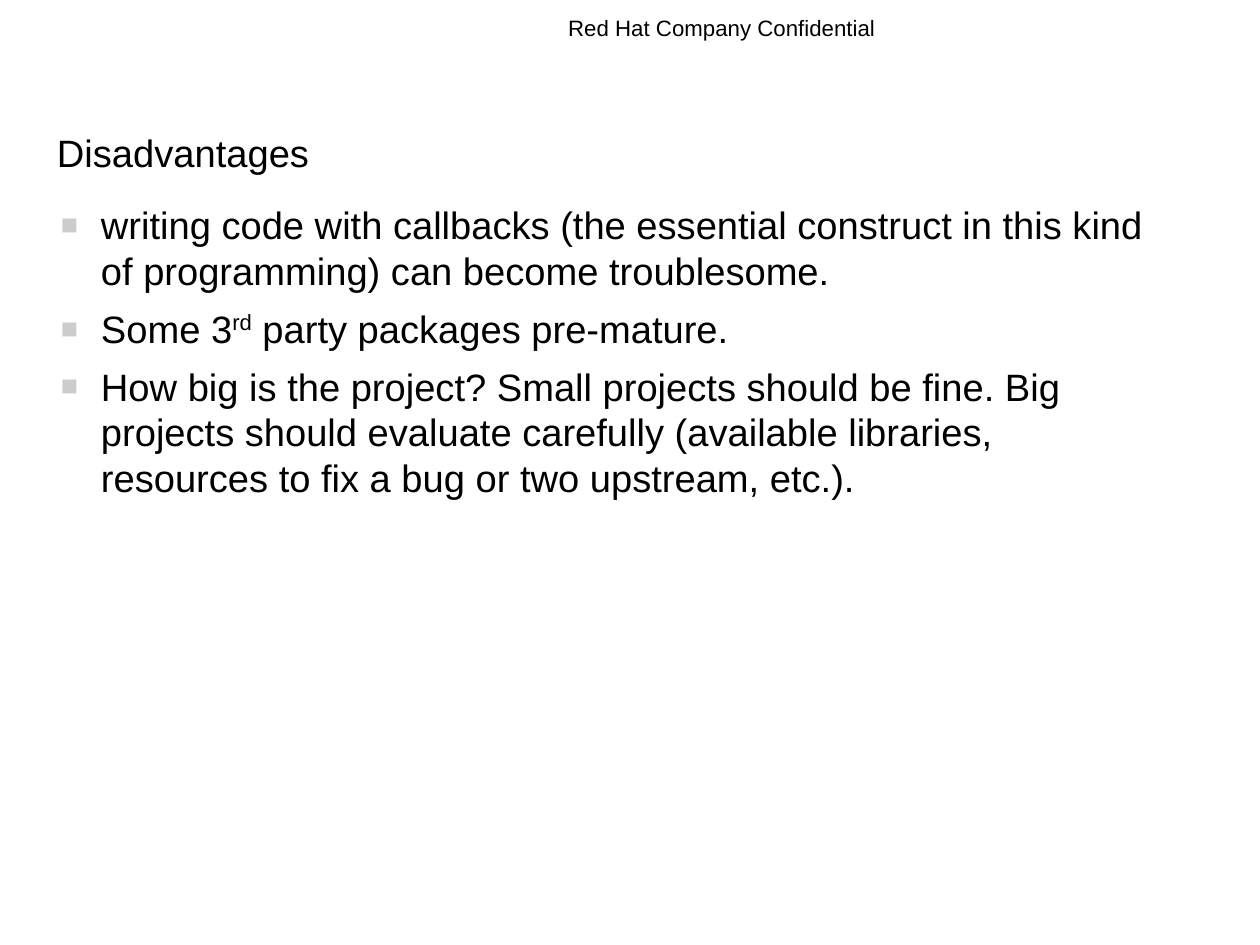
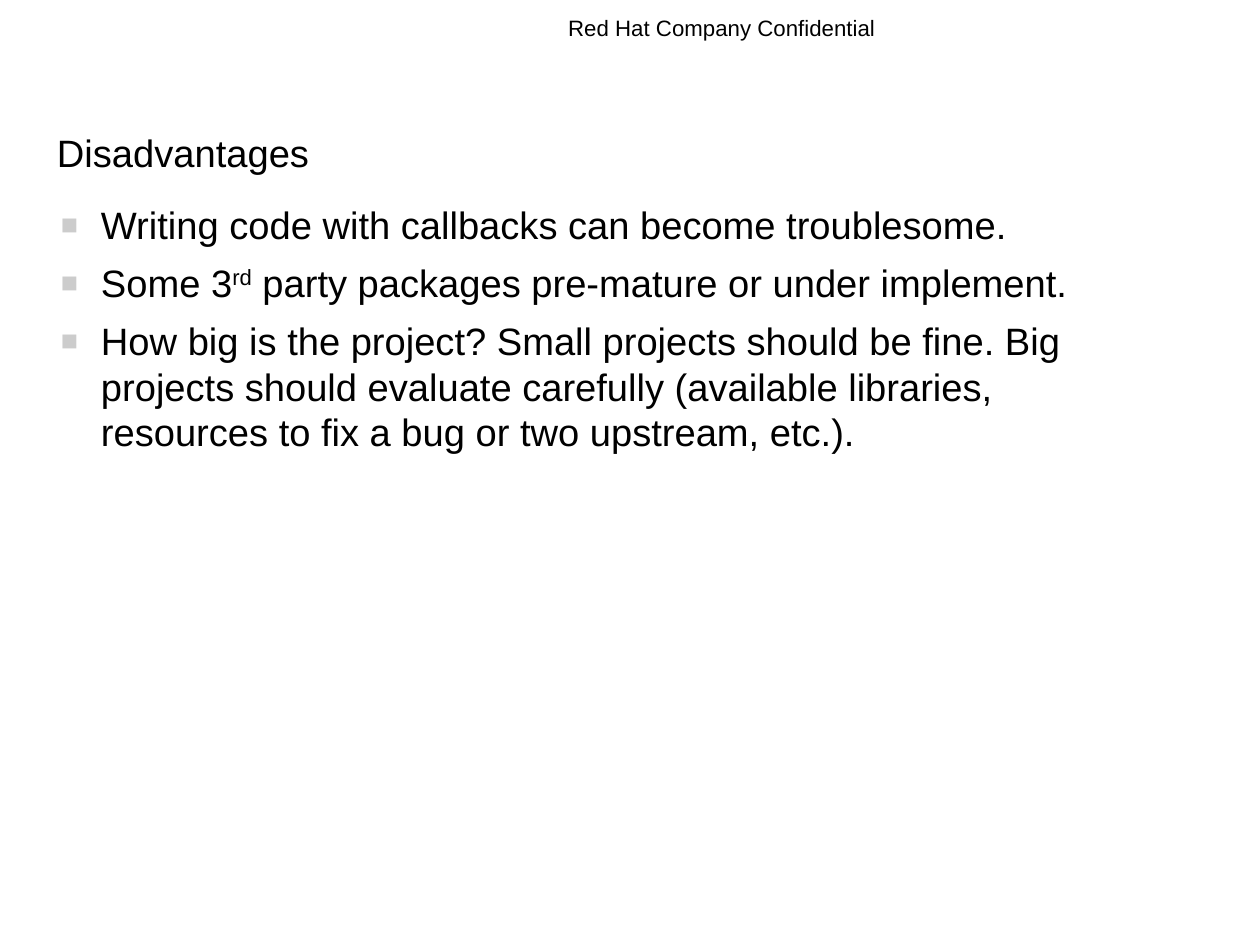
Before and after one commit to rhyw/node-trial, a slide deck: slide 25 of node-introduction.odp (slide 20 before the commit). Drawn at 1260x945 pixels with LibreOffice and Linux fonts; fonts in the diff are those of the drawing; background and template pictures are left out. Boxes give left, top, right and bottom in pixels: in the first picture for what was removed or moved away, otherwise in the second. Text is boxed around its words. In the diff, an @@ line names an element or a change of style, - is before the commit and + after.

Commit message:
Final update

```diff
--- a/node-introduction.odp
+++ b/node-introduction.odp
@@ text at <box>101,211,1067,305</box>: text changed @@
-■ writing code with callbacks (the essential construct in this kind of programming) can become troublesome.
-■ Some 3rd party packages pre-mature.
+■ Writing code with callbacks can become troublesome.
+■ Some 3rd party packages pre-mature or under implement.
```
Also in this commit, not shown: 13 other slides changed, 6 slides added, 1 slide removed.
